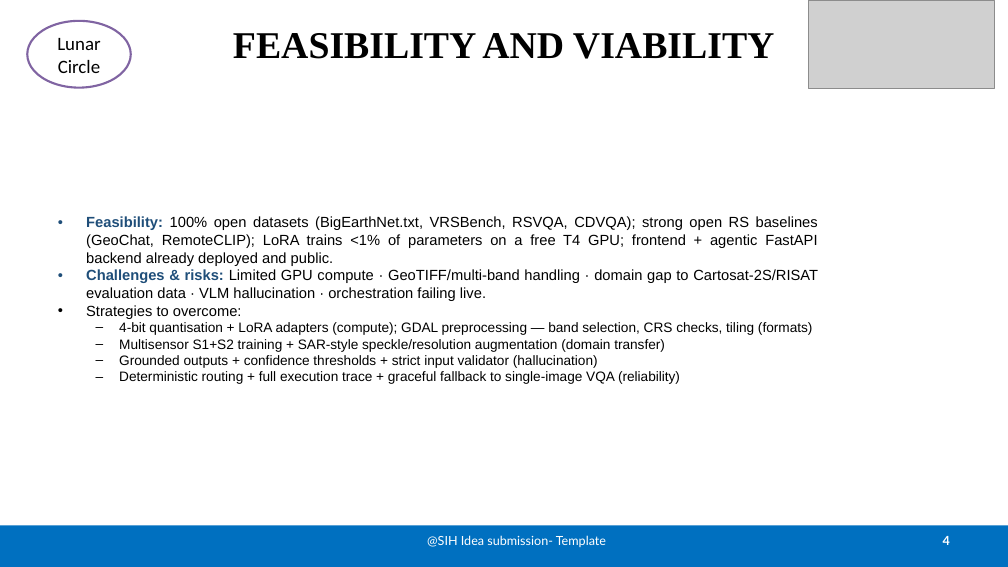
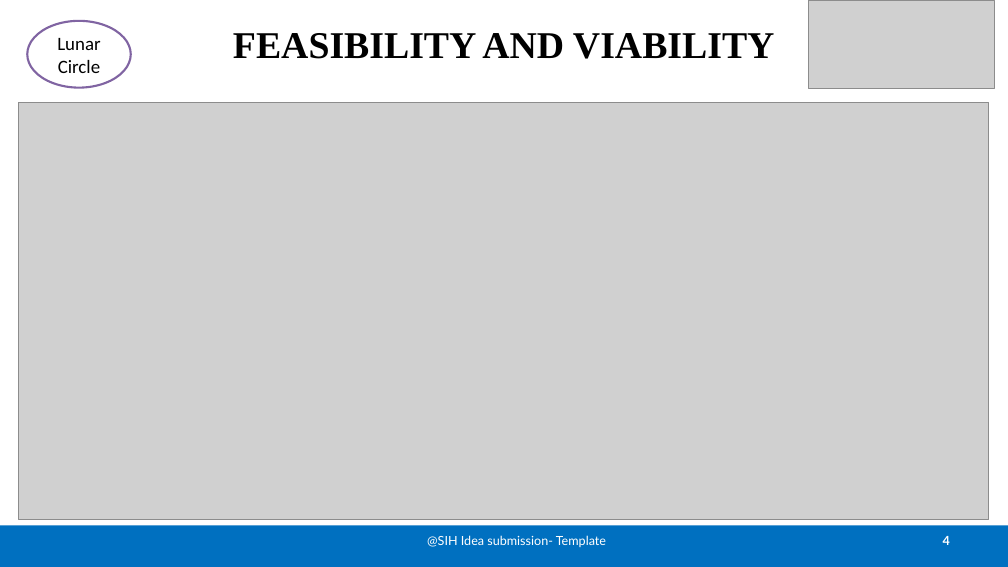
Before and after one commit to Gangadhar017/Lunar_circle, a slide deck: slide 4 of docs/SatQuery_AI_SIH_26167_SUBMISSION.pptx. Drawn at 1008x567 pixels with LibreOffice and Linux fonts; fonts in the diff are those of the drawing; grey boxes stand for pictures. Boxes give left, top, right and bottom in pixels: in the first picture for what was removed or moved away, otherwise in the second. Text is boxed around its words. In the diff, an @@ line names an element or a change of style, - is before the commit and + after.

```diff
--- a/docs/SatQuery_AI_SIH_26167_SUBMISSION.pptx
+++ b/docs/SatQuery_AI_SIH_26167_SUBMISSION.pptx
@@ picture added at [19,102,989,520] @@
@@ text removed at [86,216,818,384] @@
-• Feasibility: 100% open datasets (BigEarthNet.txt, VRSBench, RSVQA, CDVQA); strong open RS baselines (GeoChat, RemoteCLIP); LoRA trains <1% of parameters on a free T4 GPU; frontend + agentic FastAPI backend already deployed and public.
-• Challenges & risks: Limited GPU compute · GeoTIFF/multi-band handling · domain gap to Cartosat-2S/RISAT evaluation data · VLM hallucination · orchestration failing live.
-• Strategies to overcome:
-  – 4-bit quantisation + LoRA adapters (compute); GDAL preprocessing — band selection, CRS checks, tiling (formats)
-  – Multisensor S1+S2 training + SAR-style speckle/resolution augmentation (domain transfer)
-  – Grounded outputs + confidence thresholds + strict input validator (hallucination)
-  – Deterministic routing + full execution trace + graceful fallback to single-image VQA (reliability)
```
Also in this commit, not shown: 4 other slides changed, 1 other file.
